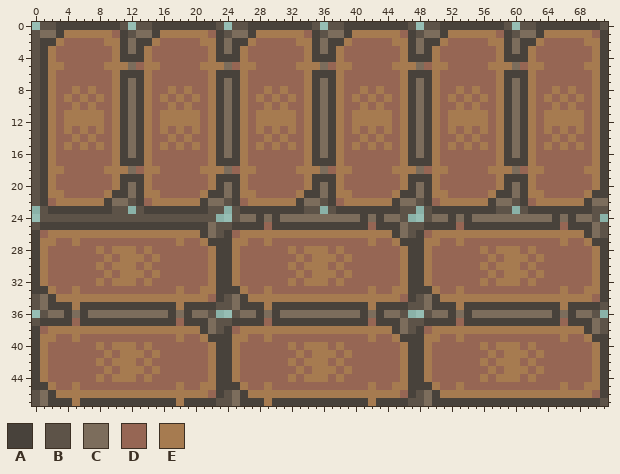
File history of a sprite sheet, Sukuu/App/asset/image/bridge_tiles_24x24.png. That is the earlier state.
The file is 72x48 pixels.
Palette (. is transparent): A #48423b  B #5d5348  C #7c6d5c  D #966654  E #a67b50
Pixels before, first column x 0:
 0 .BBAAAAAAAAB.BBAAAAAAAAB.BBAAAAAAAAB.BBAAAAAAAAB.BBAAAAAAAAB.BBAAAAAAAAB
 1 BCCAEEEEEEDABCCAEEEEEEDABCCAEEEEEEDABCCAEEEEEEDABCCAEEEEEEDABCCAEEEEEEDA
 2 BAAEDDDDDEEACAAEDDDDDEEACAAEDDDDDEEACAAEDDDDDEEACAAEDDDDDEEACAAEDDDDDEEA
 3 BAEDDDDDDDEACAEDDDDDDDEACAEDDDDDDDEACAEDDDDDDDEACAEDDDDDDDEACAEDDDDDDDEA
 4 BAEDDDDDDDEAAAEDDDDDDDEAAAEDDDDDDDEAAAEDDDDDDDEAAAEDDDDDDDEAAAEDDDDDDDEA
 5 BAEEDDDDDEEECDEEDDDDDEEECDEEDDDDDEEECDEEDDDDDEEECDEEDDDDDEEECDEEDDDDDEEA
 6 BAEDDDDDDDEAAAEDDDDDDDEAAAEDDDDDDDEAAAEDDDDDDDEAAAEDDDDDDDEAAAEDDDDDDDEA
 7 BAEDDDDDDDEACAEDDDDDDDEACAEDDDDDDDEACAEDDDDDDDEACAEDDDDDDDEACAEDDDDDDDEA
 8 BAEDDEDEDDEACAEDDEDEDDEACAEDDEDEDDEACAEDDEDEDDEACAEDDEDEDDEACAEDDEDEDDEA
 9 BAEDEDEDEDEACAEDEDEDEDEACAEDEDEDEDEACAEDEDEDEDEACAEDEDEDEDEACAEDEDEDEDEA
10 BAEDDEDEDDEACAEDDEDEDDEACAEDDEDEDDEACAEDDEDEDDEACAEDDEDEDDEACAEDDEDEDDEA
11 BAEDEEEEEDEACAEDEEEEEDEACAEDEEEEEDEACAEDEEEEEDEACAEDEEEEEDEACAEDEEEEEDEA
12 BAEDEEEEEDEACAEDEEEEEDEACAEDEEEEEDEACAEDEEEEEDEACAEDEEEEEDEACAEDEEEEEDEA
13 BAEDEDEDEDEACAEDEDEDEDEACAEDEDEDEDEACAEDEDEDEDEACAEDEDEDEDEACAEDEDEDEDEA
14 BAEDDEDEDDEACAEDDEDEDDEACAEDDEDEDDEACAEDDEDEDDEACAEDDEDEDDEACAEDDEDEDDEA
15 BAEDEDEDEDEACAEDEDEDEDEACAEDEDEDEDEACAEDEDEDEDEACAEDEDEDEDEACAEDEDEDEDEA
16 BAEDDDDDDDEACAEDDDDDDDEACAEDDDDDDDEACAEDDDDDDDEACAEDDDDDDDEACAEDDDDDDDEA
17 BAEDDDDDDDEAAAEDDDDDDDEAAAEDDDDDDDEAAAEDDDDDDDEAAAEDDDDDDDEAAAEDDDDDDDEA
18 BAEEDDDDDEEECDEEDDDDDEEECDEEDDDDDEEECDEEDDDDDEEECDEEDDDDDEEECDEEDDDDDEEA
19 BAEDDDDDDDEAAAEDDDDDDDEAAAEDDDDDDDEAAAEDDDDDDDEAAAEDDDDDDDEAAAEDDDDDDDEA
20 BAEDDDDDDDEACAEDDDDDDDEACAEDDDDDDDEACAEDDDDDDDEACAEDDDDDDDEACAEDDDDDDDEA
21 BAEEDDDDDEAACAEEDDDDDEAACAEEDDDDDEAACAEEDDDDDEAACAEEDDDDDEAACAEEDDDDDEAA
22 BADEEEEEEACCBADEEEEEEACCBADEEEEEEACCBADEEEEEEACCBADEEEEEEACCBADEEEEEEACC
23 .BAAAAAAAABB.BAAAAAAAABB.BAAAAAAAABB.BAAAAAAAABB.BAAAAAAAABB.BAAAAAAAABB
24 .BBBBBBBBBBBBBBBBBBBBBB..BCCACACCCCCCCCCCACACCB..BCCACACCCCCCCCCCACACCB.
25 BAAAAAAAAAAAAAAAAAAAAACBBAAAADAAAAAAAAAAAADAAACBBAAAADAAAAAAAAAAAADAAACB
26 ADEEEEEEEEEEEEEEEEEEEACBADEEEEEEEEEEEEEEEEEEEACBADEEEEEEEEEEEEEEEEEEEACB
27 AEEDDEDDDDDDDDDDDDEDDEAAAEEDDEDDDDDDDDDDDDEDDEAAAEEDDEDDDDDDDDDDDDEDDEAA
28 AEDDDDDDEDEEEDEDDDDDDDEAAEDDDDDDEDEEEDEDDDDDDDEAAEDDDDDDEDEEEDEDDDDDDDEA
29 AEDDDDDDDEDEEEDEDDDDDDEAAEDDDDDDDEDEEEDEDDDDDDEAAEDDDDDDDEDEEEDEDDDDDDEA
30 AEDDDDDDEDEEEDEDDDDDDDEAAEDDDDDDEDEEEDEDDDDDDDEAAEDDDDDDEDEEEDEDDDDDDDEA
31 AEDDDDDDDEDEEEDEDDDDDDEAAEDDDDDDDEDEEEDEDDDDDDEAAEDDDDDDDEDEEEDEDDDDDDEA
32 AEDDDDDDEDEEEDEDDDDDDDEAAEDDDDDDEDEEEDEDDDDDDDEAAEDDDDDDEDEEEDEDDDDDDDEA
33 AAEDDEDDDDDDDDDDDDEDDEEAAAEDDEDDDDDDDDDDDDEDDEEAAAEDDEDDDDDDDDDDDDEDDEEA
34 BCAEEEEEEEEEEEEEEEEEEEDABCAEEEEEEEEEEEEEEEEEEEDABCAEEEEEEEEEEEEEEEEEEEDA
35 BCAAAEAAAAAAAAAAAAEAAAABBCAAAEAAAAAAAAAAAAEAAAABBCAAAEAAAAAAAAAAAAEAAAAB
36 .BCCACACCCCCCCCCCACACCB..BCCACACCCCCCCCCCACACCB..BCCACACCCCCCCCCCACACCB.
37 BAAAADAAAAAAAAAAAADAAACBBAAAADAAAAAAAAAAAADAAACBBAAAADAAAAAAAAAAAADAAACB
38 ADEEEEEEEEEEEEEEEEEEEACBADEEEEEEEEEEEEEEEEEEEACBADEEEEEEEEEEEEEEEEEEEACB
39 AEEDDEDDDDDDDDDDDDEDDEAAAEEDDEDDDDDDDDDDDDEDDEAAAEEDDEDDDDDDDDDDDDEDDEAA
40 AEDDDDDDEDEEEDEDDDDDDDEAAEDDDDDDEDEEEDEDDDDDDDEAAEDDDDDDEDEEEDEDDDDDDDEA
41 AEDDDDDDDEDEEEDEDDDDDDEAAEDDDDDDDEDEEEDEDDDDDDEAAEDDDDDDDEDEEEDEDDDDDDEA
42 AEDDDDDDEDEEEDEDDDDDDDEAAEDDDDDDEDEEEDEDDDDDDDEAAEDDDDDDEDEEEDEDDDDDDDEA
43 AEDDDDDDDEDEEEDEDDDDDDEAAEDDDDDDDEDEEEDEDDDDDDEAAEDDDDDDDEDEEEDEDDDDDDEA
44 AEDDDDDDEDEEEDEDDDDDDDEAAEDDDDDDEDEEEDEDDDDDDDEAAEDDDDDDEDEEEDEDDDDDDDEA
45 AAEDDEDDDDDDDDDDDDEDDEEAAAEDDEDDDDDDDDDDDDEDDEEAAAEDDEDDDDDDDDDDDDEDDEEA
46 BCAEEEEEEEEEEEEEEEEEEEDABCAEEEEEEEEEEEEEEEEEEEDABCAEEEEEEEEEEEEEEEEEEEDA
47 BCAAAEAAAAAAAAAAAAEAAAABBCAAAEAAAAAAAAAAAAEAAAABBCAAAAAAAAAAAAAAAAAAAAAB
The same view after the edit:
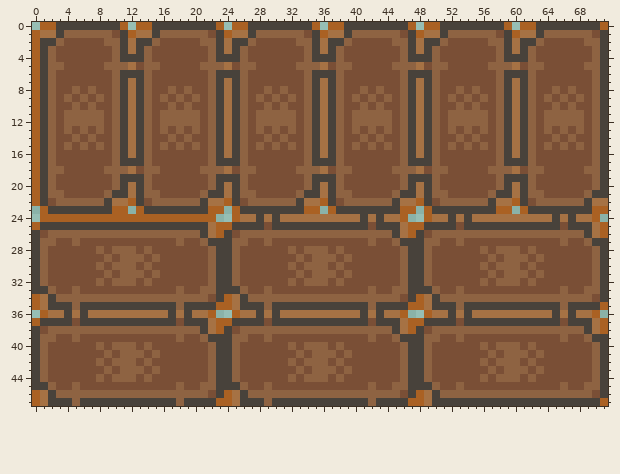
From old to new:
colour B: #5d5348 -> #aa6123
colour C: #7c6d5c -> #a67244
colour D: #966654 -> #7a4f36
colour E: #a67b50 -> #8e6342
Changed places in both pictures, as pixel boxes (x1, y1, x2, y2):
changed: (32, 22, 608, 406)
